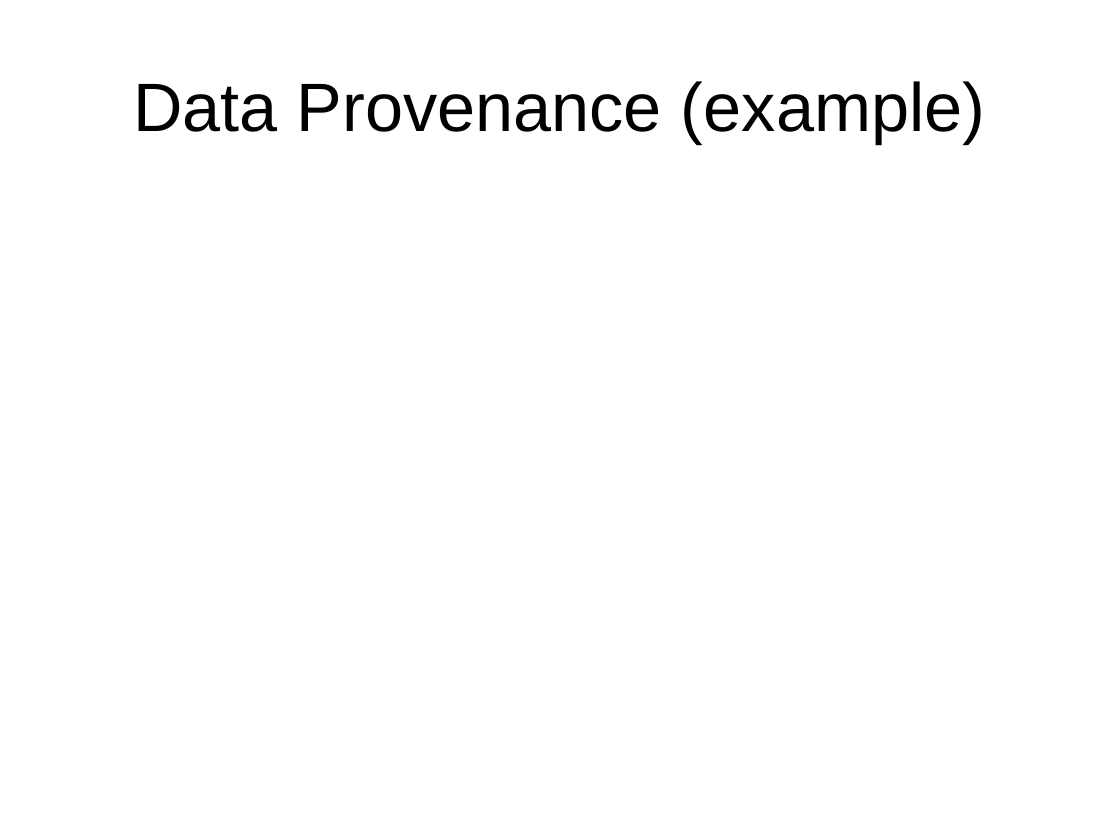
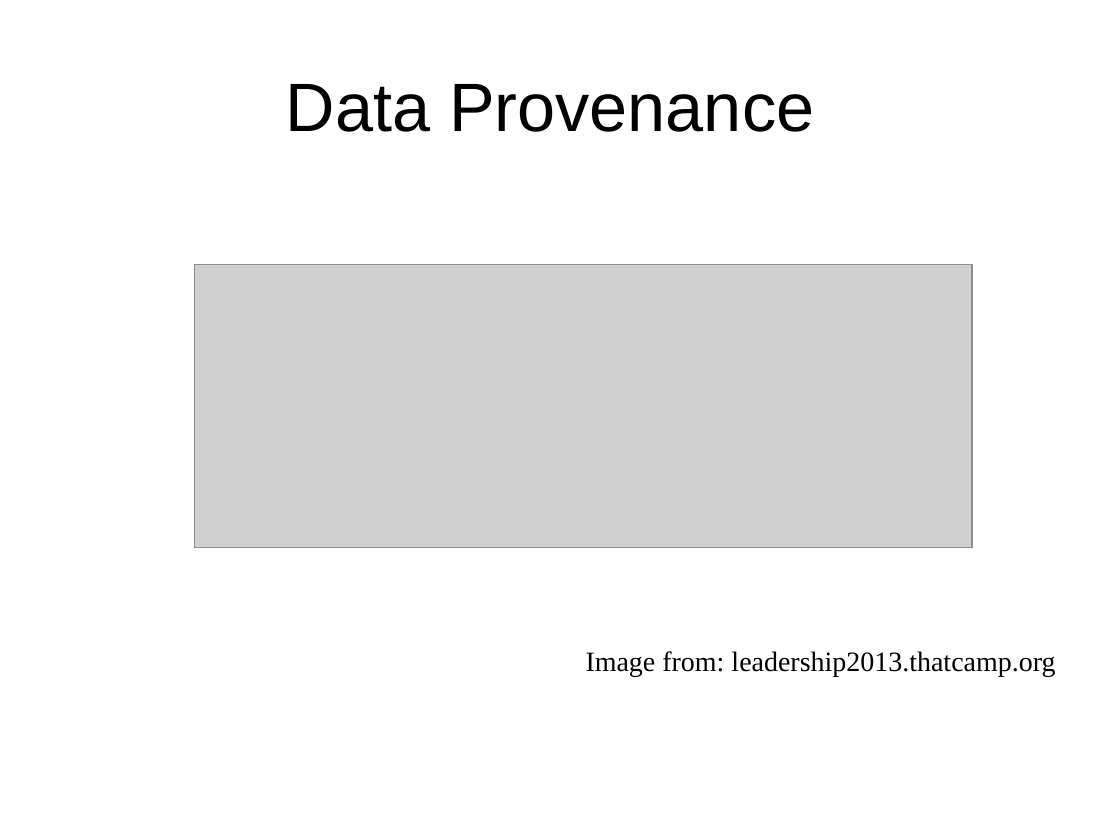
Before and after one commit to DataCurationWorkshop/HongKongCurationWorkshop, a slide deck: slide 15 of Day_1/Lectures/Day_1_Lecture_Arch.pptx (slide 12 before the commit). Drawn at 1120x840 pixels with LibreOffice and Linux fonts; fonts in the diff are those of the drawing; grey boxes stand for pictures; background and template pictures are left out. Boxes give left, top, right and bottom in pixels: in the first picture for what was removed or moved away, otherwise in the second. Text is boxed around its words. In the diff, an @@ line names an element or a change of style, - is before the commit and + after.

```diff
--- a/Day_1/Lectures/Day_1_Lecture_Arch.pptx
+++ b/Day_1/Lectures/Day_1_Lecture_Arch.pptx
@@ title at (x1=286, y1=84, x2=814, y2=132): text changed @@
-Data Provenance (example)
+Data Provenance
@@ picture added at (x1=194, y1=264, x2=971, y2=548) @@
@@ text added at (x1=586, y1=651, x2=1055, y2=676), 18 pt, text #000000 @@
+Image from: leadership2013.thatcamp.org
```
Also in this commit, not shown: 1 other slide changed, 6 slides added, 5 slides removed, 5 other files.
